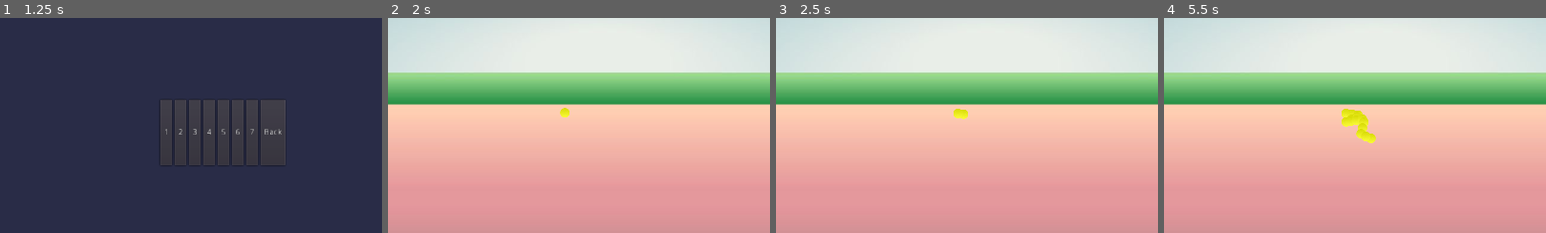
Above: before the commit, frames 1-4 (left to right).
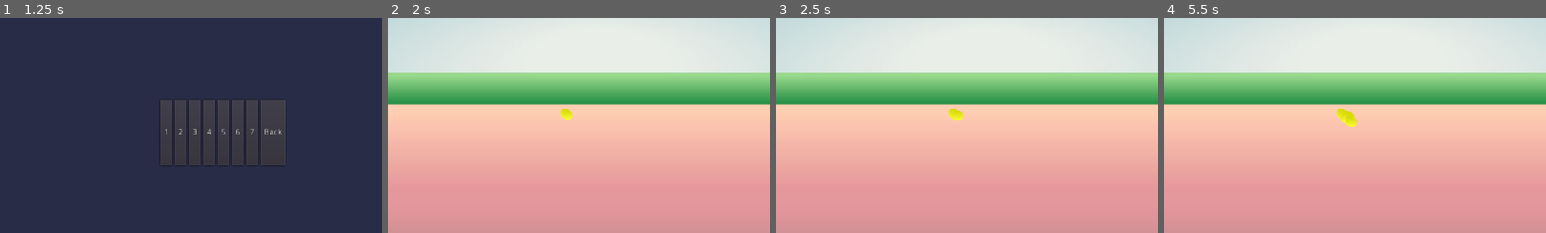
Above: after the commit, the same moments.

Repository: RootsGame/RootGame
Game: Godot game, scene res://Menu.tscn
Two runs of this game, one before a commit and one after it. Both use one fixed random seed, a clock stepped at 60 frames per second and the inputs below.
Inputs (mouse positions are % of the whole screen's width and height, from its top left):
- Up to frame 1 (1.25 s): click "Select Level" at 0.5 s
- Up to frame 2 (2 s): click "1" at 1.25 s
- Up to frame 3 (2.5 s): tap Enter at 2 s; move the mouse to (72, 45) at 2.02 s; press the mouse at (72, 45) at 2.03 s
- Up to frame 4 (5.5 s): tap Space at 2.75, 4.25 s; move the mouse to (30, 55) at 2.77 s; release the mouse at (30, 55) at 2.78 s; click (30, 55) at 2.85 s; tap Enter at 3.5, 5 s; move the mouse to (60, 28) at 3.52 s; press the mouse at (60, 28) at 3.53 s; move the mouse to (45, 70) at 4.27 s; release the mouse at (45, 70) at 4.28 s; click (45, 70) at 4.35 s; move the mouse to (80, 65) at 5.02 s; press the mouse at (80, 65) at 5.03 s
The pictures show only the part of the screen within x 23-73%, y 17-67%; the shares and areas given below are measured in that part.

Frame 1 is identical in both runs. In frame 2, less than 0.1% of the frame differs, in the area x 45-49%, y 41-48%; in frame 3, 0.2%; in frame 4, 0.6%, in the area x 45-56%, y 42-59%.

Commit message:
add auto grown

Diff:
--- a/Level/navigation.gd
+++ b/Level/navigation.gd
@@ -3,11 +3,12 @@
 export(PackedScene) var root_scene = preload("res://Level/root.tscn")
 
 
-export(float) var character_speed = 40.0
+export(float) var character_speed = 10.0
 var path = []
+var moving = false
 
 var map
-var update_time : float = 1.0/4.0
+var update_time : float = 1.0/10.0
 var running_time : float = 0.0
 
 
@@ -18,6 +19,7 @@
 	# use call deferred to make sure the entire SceneTree Nodes are setup
 	# else yield on 'physics_frame' in a _ready() might get stuck
 	call_deferred("setup_navserver")
+	randomize()
 
 
 func _process(delta):
@@ -31,6 +33,10 @@
 
 	move_along_path(walk_distance)
 	update()
+
+	get_node("EndRoute/PathFollow2D").set_offset(randi())
+	if !moving :
+		_update_navigation_path(character.position, get_node("EndRoute/PathFollow2D").position)
 
 
 # The "click" event is a custom input action defined in
@@ -65,6 +71,7 @@
 	var last_point = character.position
 
 	while path.size():
+		moving = true
 		var distance_between_points = last_point.distance_to(path[0])
 		# The position to move to falls between two points.
 		if distance <= distance_between_points:
@@ -76,6 +83,8 @@
 		path.remove(0)
 	# The character reached the end of the path.
 	character.position = last_point
+	moving = false
+
 	set_process(false)
 
 
--- a/level.tscn
+++ b/level.tscn
@@ -8,6 +8,11 @@
 vertices = PoolVector2Array( 1278, 262, 1278, 722, 0, 723, 2, 261 )
 polygons = [ PoolIntArray( 0, 1, 2, 3 ) ]
 outlines = [ PoolVector2Array( 2, 261, 0, 723, 1278, 722, 1278, 262 ) ]
+
+[sub_resource type="Curve2D" id=2]
+_data = {
+"points": PoolVector2Array( 0, 0, 0, 0, 9, 695, 0, 0, 0, 0, 1269, 698, 0, 0, 0, 0, 635, 718, 0, 0, 0, 0, 9, 695 )
+}
 
 [node name="Navigation2D" type="Node2D"]
 script = ExtResource( 3 )
@@ -29,8 +34,18 @@
 position = Vector2( 219, 56 )
 offset = Vector2( 420, 300 )
 current = true
+__meta__ = {
+"_edit_lock_": true
+}
 
 [node name="Character" type="Sprite" parent="."]
 position = Vector2( 585, 278 )
 scale = Vector2( 0.5, 0.5 )
 texture = ExtResource( 2 )
+
+[node name="EndRoute" type="Path2D" parent="."]
+curve = SubResource( 2 )
+
+[node name="PathFollow2D" type="PathFollow2D" parent="EndRoute"]
+position = Vector2( 9, 695 )
+rotation = 0.00238396
Not shown: 1 places in level.tscn that only renumber resources
